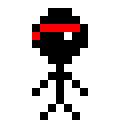
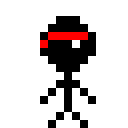
Two versions of the same layered image (128x128). Layer-by-layer changes:
painted on "Arrière-plan" over 32, 8, 96, 128
